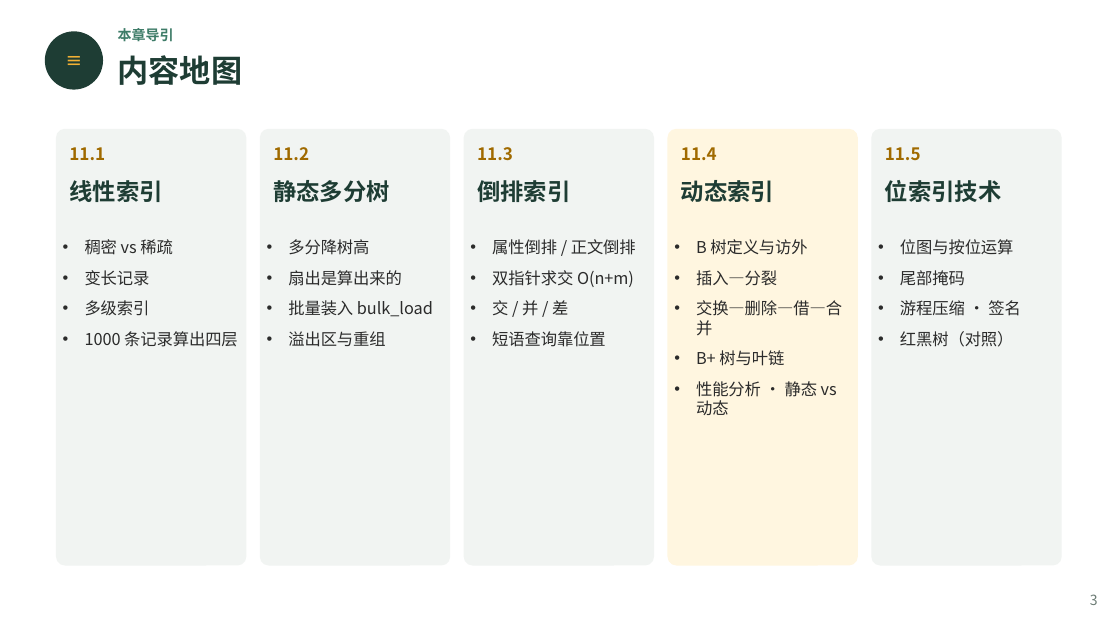
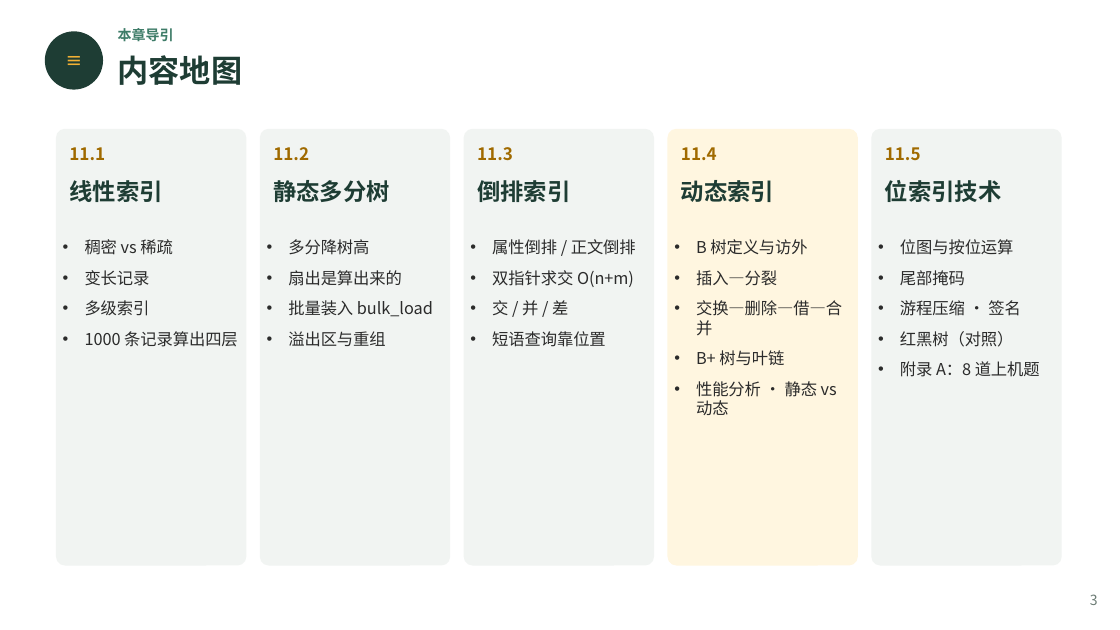
Before and after one commit to GMyhf/2026fall-cs201, a slide deck: slide 3 of courseware/202609_DSA_11_Index.pptx. Drawn at 1120x630 pixels with LibreOffice and Linux fonts; fonts in the diff are those of the drawing. Boxes give left, top, right and bottom in pixels: in the first picture for what was removed or moved away, otherwise in the second. Text is boxed around its words. In the diff, an @@ line names an element or a change of style, - is before the commit and + after.

```diff
--- a/courseware/202609_DSA_11_Index.pptx
+++ b/courseware/202609_DSA_11_Index.pptx
@@ text at bbox=[900, 361, 1040, 377]: paragraph added @@
+• 附录 A：8 道上机题
```
Also in this commit, not shown: 1 other slide changed, 9 slides added, 2 other files.
